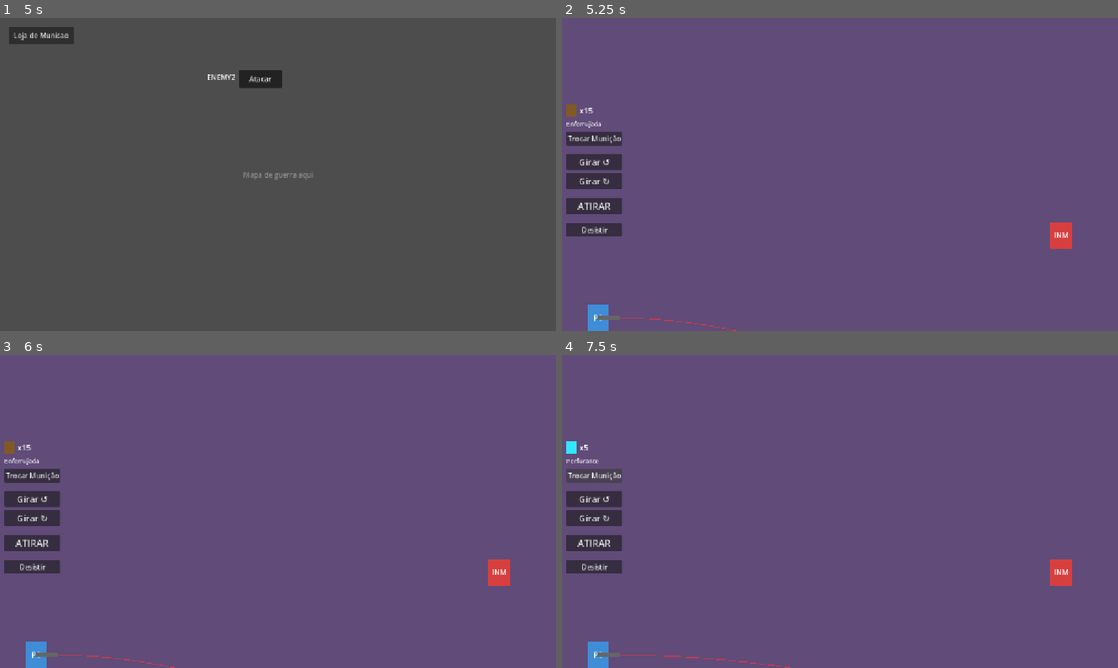
Above: before the commit, frames 1-4 (two rows, left to right).
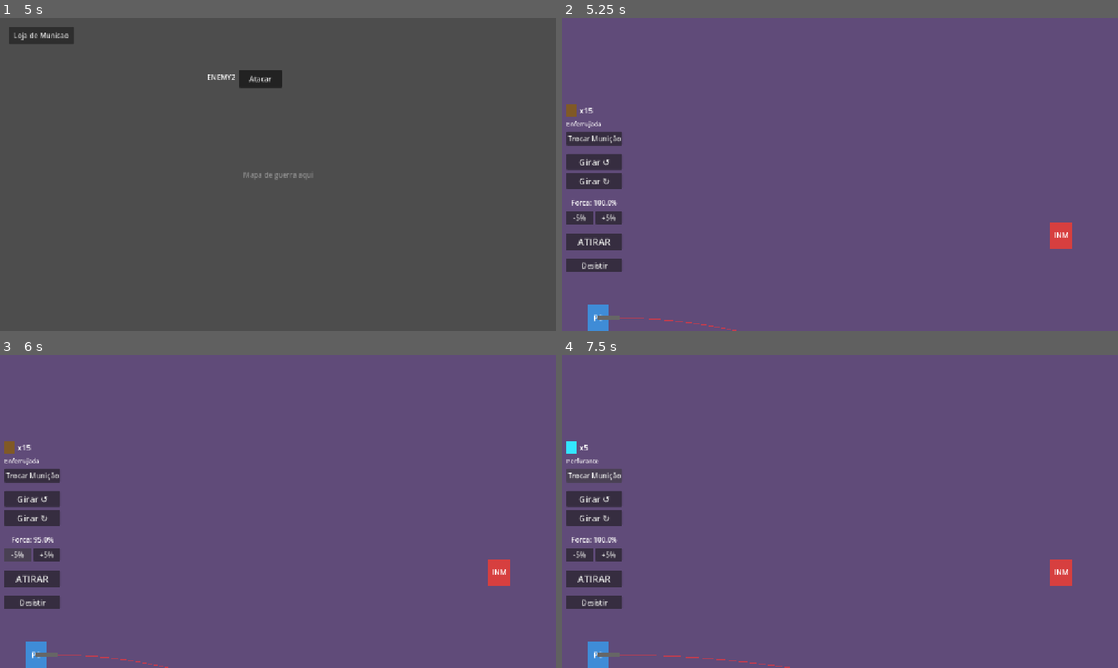
Above: after the commit, the same moments.

Repository: gaab0418/BallisticVector
Game: Godot game, scene res://scenes/menu_play/menu_play.tscn
Two runs of this game, one before a commit and one after it. Both use one fixed random seed, a clock stepped at 60 frames per second and the inputs below.
Inputs (mouse positions are in pixels of both pictures, inside the frame that each line leads up to):
- Up to frame 1 (5 s): click "Jogar" at 0.5 s; click "Loja de Municao" at 1.25 s; click "Comprar" at 2 s; click "Comprar" at 2.75 s; click "X" at 3.5 s; tap Enter (ui_accept) at 4.25, 4.52 s; move the mouse to (222, 77) at 4.27 s; hold Right (ui_right) from 4.28 s (still down); hold Shift from 4.28 s (still down); click (222, 77) at 4.42 s
- Up to frame 2 (5.25 s): release Right (ui_right) at 5 s; release Shift at 5 s; click "Atacar" at 5 s
- Up to frame 3 (6 s): click (16, 555) at 5.75 s, where only the run after the commit has a clickable "-5%"
- Up to frame 4 (7.5 s): click (606, 555) at 6.5 s, where only the run after the commit has a clickable "+5%"; click "Trocar Munição" at 7.25 s

Frame 1 is identical in both runs. In frame 2, 1.8% of the frame differs, in the area x 0-11%, y 57-82%; in frame 3, 1.9%, in the area x 0-32%, y 57-100%; in frame 4, 1.8%.

Commit message:
feat: add force variant

Diff:
--- a/scenes/arena/arena.gd
+++ b/scenes/arena/arena.gd
@@ -9,6 +9,7 @@
 @onready var ammo_label: Label = $HUD/LeftPanel/AmmoPanel/AmmoLabel
 @onready var ammo_icon: ColorRect = $HUD/LeftPanel/AmmoPanel/AmmoIcon
 @onready var ammo_name_label: Label = $HUD/LeftPanel/AmmoNameLabel
+@onready var power_label: Label = $HUD/LeftPanel/PowerLabel
 
 # === Configurações ===
 const PLAYER_SPEED: float = 300.0       # Velocidade vertical do jogador
@@ -26,6 +27,7 @@
 var is_rotating_left: bool = false
 var is_rotating_right: bool = false
 var _tab_was_pressed: bool = false
+var current_power: float = 1.0
 
 # === Preload do script do projétil ===
 const ProjectileScript = preload("res://scenes/arena/projectile.gd")
@@ -44,6 +46,7 @@
 	# Carregar munições dos Resources
 	_load_ammo_types()
 	_update_hud()
+	_update_power_hud()
 	_update_aim_line()
 
 func _load_ammo_types() -> void:
@@ -65,6 +68,19 @@
 	return ammo_types[current_ammo_index]
 
 func _process(delta: float) -> void:
+	# === Controle de Força (setas cima/baixo) ===
+	var power_dir: float = 0.0
+	if Input.is_action_pressed("ui_up"):
+		power_dir += 1.0
+	if Input.is_action_pressed("ui_down"):
+		power_dir -= 1.0
+
+	if power_dir != 0.0:
+		current_power += power_dir * 0.5 * delta
+		current_power = clamp(current_power, 0.05, 1.0)
+		_update_power_hud()
+		_update_aim_line()
+
 	# === Rotação do canhão (setas esquerda/direita ou botões) ===
 	var rot_dir: float = 0.0
 	if Input.is_action_pressed("ui_left") or is_rotating_left:
@@ -103,7 +119,7 @@
 
 	# Velocidade inicial em global (mesma do projétil real)
 	var fire_direction: Vector2 = Vector2.RIGHT.rotated(cannon.global_rotation)
-	var sim_vel: Vector2 = fire_direction * ammo.impulse
+	var sim_vel: Vector2 = fire_direction * (ammo.impulse * current_power)
 	var sim_pos: Vector2 = barrel_tip_global
 
 	var dt: float = 0.02  # Passo de simulação
@@ -151,7 +167,7 @@
 	var fire_direction = Vector2.RIGHT.rotated(cannon.global_rotation + angle_deviation)
 
 	# Configurar o projétil com dados do Resource
-	projectile.velocity = fire_direction * ammo.impulse
+	projectile.velocity = fire_direction * (ammo.impulse * current_power)
 	projectile.gravity = ammo.gravity
 	projectile.precision = ammo.precision
 	projectile.bullet_color = ammo.color
@@ -170,6 +186,10 @@
 	if ammo_name_label:
 		ammo_name_label.text = ammo.ammo_name
 
+func _update_power_hud() -> void:
+	if power_label:
+		power_label.text = "Forca: " + str(round(current_power * 100)) + "%"
+
 # === Troca de munição ===
 func _on_switch_ammo() -> void:
 	current_ammo_index = (current_ammo_index + 1) % ammo_types.size()
@@ -196,5 +216,17 @@
 func _on_fire() -> void:
 	_fire_projectile()
 
+func _on_power_up() -> void:
+	current_power += 0.05
+	current_power = clamp(current_power, 0.05, 1.0)
+	_update_power_hud()
+	_update_aim_line()
+
+func _on_power_down() -> void:
+	current_power -= 0.05
+	current_power = clamp(current_power, 0.05, 1.0)
+	_update_power_hud()
+	_update_aim_line()
+
 func _on_quit() -> void:
 	get_tree().change_scene_to_file("res://scenes/war_map/war_map.tscn")
--- a/scenes/arena/arena.tscn
+++ b/scenes/arena/arena.tscn
@@ -117,13 +117,37 @@
 [node name="Separator2" type="HSeparator" parent="HUD/LeftPanel" unique_id=2040540094]
 layout_mode = 2
 
+[node name="PowerLabel" type="Label" parent="HUD/LeftPanel"]
+layout_mode = 2
+text = "Forca: 100%"
+horizontal_alignment = 1
+
+[node name="PowerPanel" type="HBoxContainer" parent="HUD/LeftPanel"]
+layout_mode = 2
+theme_override_constants/separation = 5
+
+[node name="PowerDownBtn" type="Button" parent="HUD/LeftPanel/PowerPanel"]
+layout_mode = 2
+size_flags_horizontal = 3
+focus_mode = 0
+text = "-5%"
+
+[node name="PowerUpBtn" type="Button" parent="HUD/LeftPanel/PowerPanel"]
+layout_mode = 2
+size_flags_horizontal = 3
+focus_mode = 0
+text = "+5%"
+
+[node name="Separator3" type="HSeparator" parent="HUD/LeftPanel" unique_id=1527612722]
+layout_mode = 2
+
 [node name="FireBtn" type="Button" parent="HUD/LeftPanel" unique_id=19471222]
 layout_mode = 2
 focus_mode = 0
 theme_override_font_sizes/font_size = 22
 text = "ATIRAR"
 
-[node name="Separator3" type="HSeparator" parent="HUD/LeftPanel" unique_id=1527612722]
+[node name="Separator4" type="HSeparator" parent="HUD/LeftPanel"]
 layout_mode = 2
 
 [node name="QuitBtn" type="Button" parent="HUD/LeftPanel" unique_id=788364175]
@@ -135,5 +159,7 @@
 [connection signal="pressed" from="HUD/LeftPanel/SwitchAmmoBtn" to="." method="_on_switch_ammo"]
 [connection signal="pressed" from="HUD/LeftPanel/RotateLeftBtn" to="." method="_on_rotate_left"]
 [connection signal="pressed" from="HUD/LeftPanel/RotateRightBtn" to="." method="_on_rotate_right"]
+[connection signal="pressed" from="HUD/LeftPanel/PowerPanel/PowerDownBtn" to="." method="_on_power_down"]
+[connection signal="pressed" from="HUD/LeftPanel/PowerPanel/PowerUpBtn" to="." method="_on_power_up"]
 [connection signal="pressed" from="HUD/LeftPanel/FireBtn" to="." method="_on_fire"]
 [connection signal="pressed" from="HUD/LeftPanel/QuitBtn" to="." method="_on_quit"]
